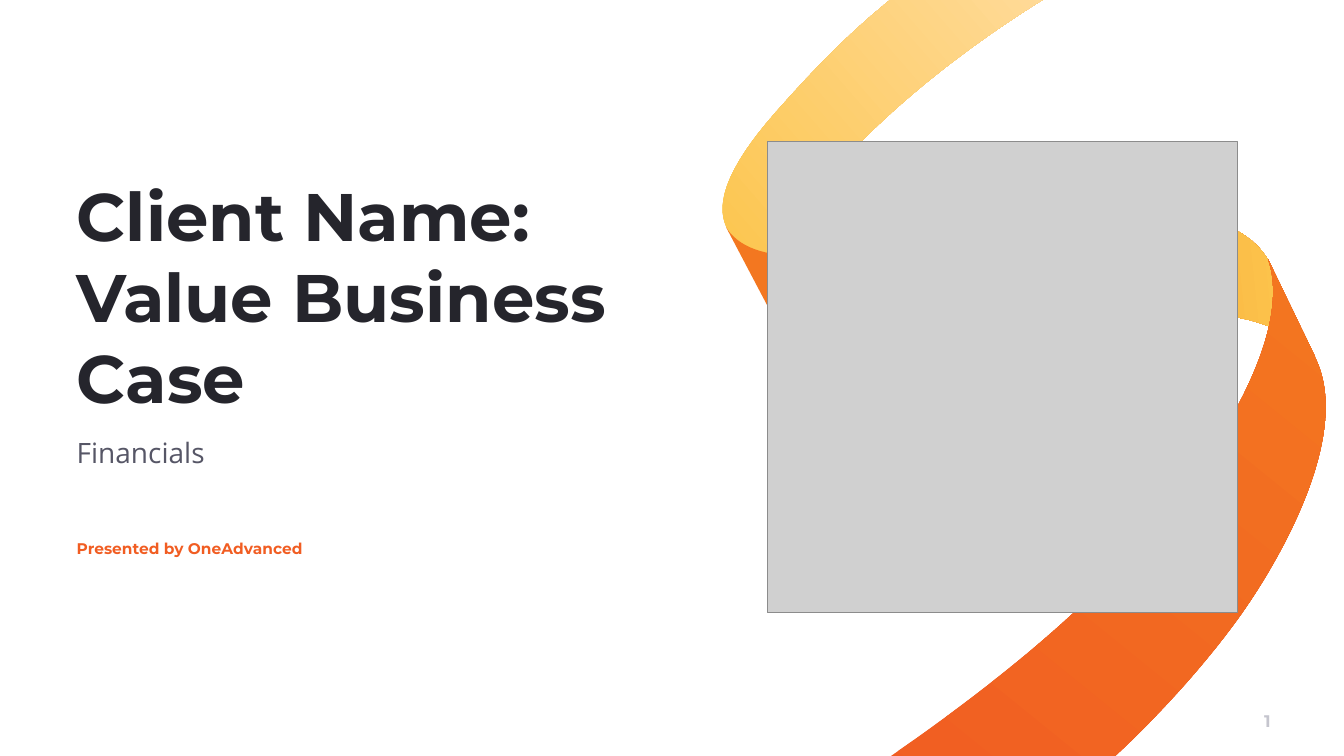
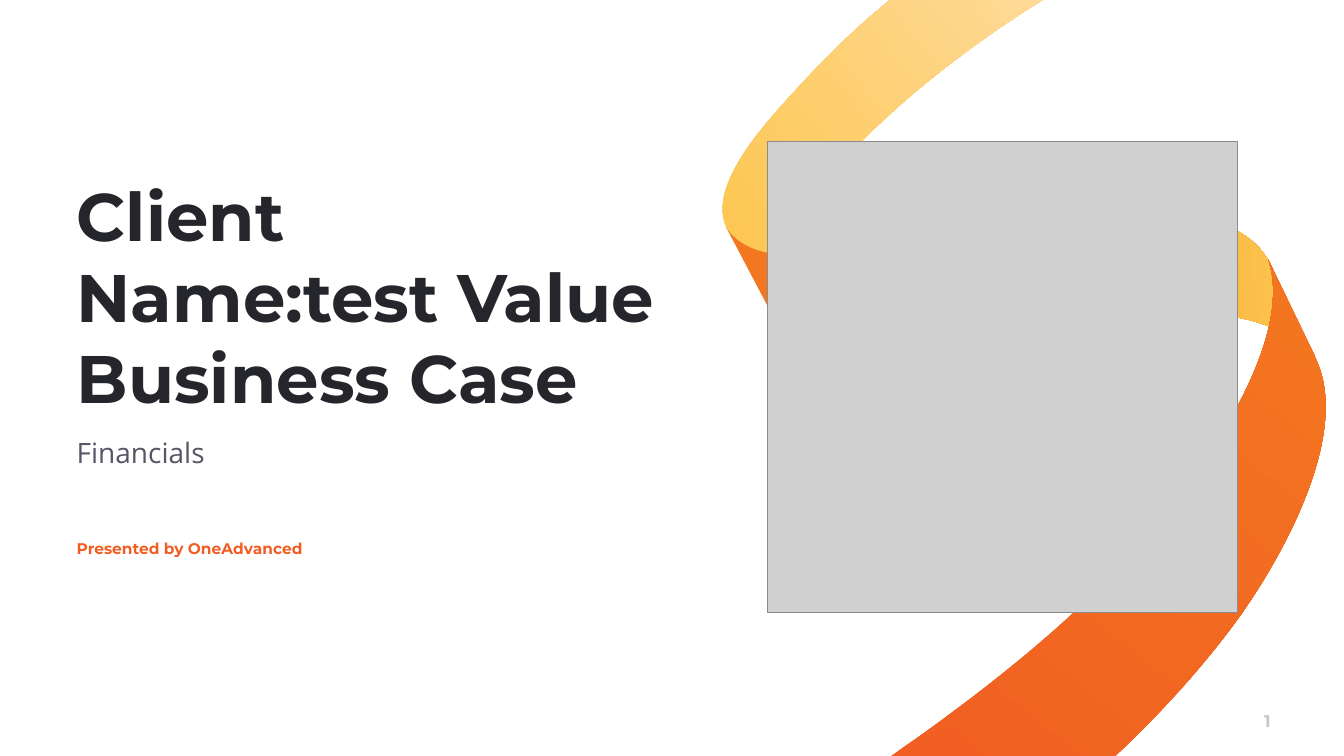
Before and after one commit to muratozdemirpiblo/ppt-api, a slide deck: slide 1 of output.pptx. Drawn at 1344x756 pixels with LibreOffice and Linux fonts; fonts in the diff are those of the drawing; grey boxes stand for pictures; background and template pictures are left out. Boxes give left, top, right and bottom in pixels: in the first picture for what was removed or moved away, otherwise in the second. Text is boxed around its words. In the diff, an @@ line names an element or a change of style, - is before the commit and + after.

```diff
--- a/output.pptx
+++ b/output.pptx
@@ title at <box>77,188,655,404</box>: text changed @@
-Client Name: Value Business Case
+Client Name:test Value Business Case
```
Also in this commit, not shown: 5 other slides changed, 1 slide removed, 7 other files.
